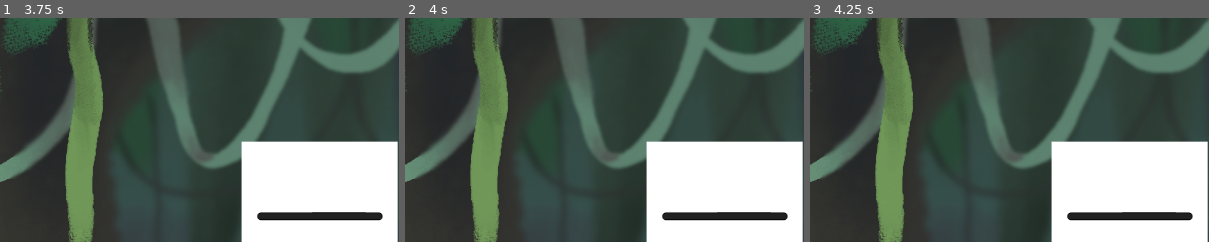
Above: before the commit, frames 1-3 (left to right).
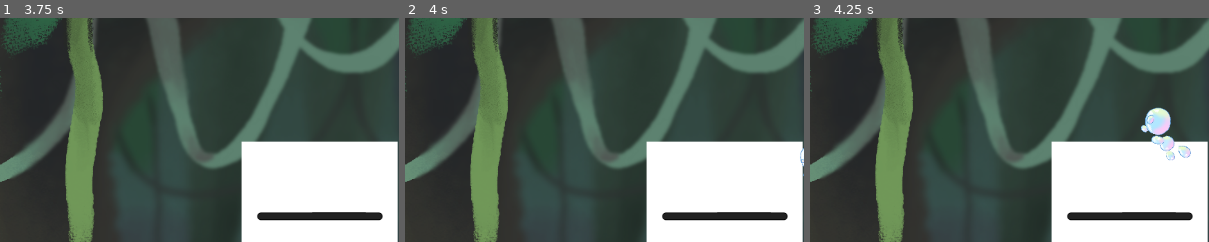
Above: after the commit, the same moments.

Repository: DiossFer/GameJam25-Articuno
Game: Godot game, scene res://Scenes/jungle.tscn
Same seed, same stepped clock (60 frames per second), same inputs: the game is played once before the commit and once after it. The project has no main scene, so this scene is started directly.
Inputs:
- Up to frame 1 (3.75 s): tap Enter (ui_accept) at 0.5, 0.77, 1.25, 1.52, 2, 2.75, 3.02, 3.5 s; hold Right (ui_right) 0.53-2.03 s; hold Left (ui_left) from 2.03 s (still down)
- Up to frame 2 (4 s): keep holding Left (ui_left); tap Enter (ui_accept) at 3.77 s
- Up to frame 3 (4.25 s): keep holding Left (ui_left)
The pictures show only the part of the screen within x 50-100%, y 49-98%; the shares and areas given below are measured in that part.

Frame 1 is identical in both runs. In frame 2, less than 0.1% of the frame differs, in the area x 98-100%, y 58-71%; in frame 3, 1.2%, in the area x 82-96%, y 39-64%.

Commit message:
V2.0 del nivel de la jungla, ya se ha añadido el zarpazo

Diff:
--- a/gamejamprojectarticuno/Scenes/jungle.tscn
+++ b/gamejamprojectarticuno/Scenes/jungle.tscn
@@ -52,5 +52,5 @@
 texture = ExtResource("2_70eny")
 
 [node name="Burbuja" parent="." instance=ExtResource("3_a60js")]
-position = Vector2(1317.75, 680.5)
+position = Vector2(1318, 626)
 scale = Vector2(0.6, 0.6)
--- /dev/null
+++ b/gamejamprojectarticuno/Scenes/sprite_2d.gd
@@ -0,0 +1,9 @@
+extends Sprite2D
+
+
+# Called when the node enters the scene tree for the first time.
+func _ready() -> void:
+
+		visible = true # Objeto invisible
+		await get_tree().create_timer(3.0).timeout  # Durante estos segundos el aviso está invisible
+		visible = false
--- a/gamejamprojectarticuno/Scenes/zarpazo.tscn
+++ b/gamejamprojectarticuno/Scenes/zarpazo.tscn
@@ -1,9 +1,9 @@
 [gd_scene load_steps=6 format=3 uid="uid://cvn5nyfajkvo7"]
 
 [ext_resource type="Texture2D" uid="uid://d3urycsq5f10c" path="res://Assets/Prueba/danger-symbol-triangle-on-transparent-260nw-1335676049.webp" id="2_ubmkf"]
-[ext_resource type="Script" path="res://Scenes/sprite_2d.gd" id="2_wl8eo"]
-[ext_resource type="Script" path="res://Scenes/zarpazo_serio.gd" id="3_o06vj"]
-[ext_resource type="Texture2D" uid="uid://myrnck6yvof5" path="res://Assets/Prueba/depositphotos_4939636-stock-photo-close-picture-dog-paw-great.png" id="4_ntaj0"]
+[ext_resource type="Script" path="res://Scripts/sprite_2d.gd" id="2_wl8eo"]
+[ext_resource type="Script" path="res://Scripts/zarpazo_serio.gd" id="3_o06vj"]
+[ext_resource type="Texture2D" uid="uid://bcjlmmbttps2k" path="res://Assets/Sprites/Garra_tigre.png" id="4_gy7o6"]
 
 [sub_resource type="RectangleShape2D" id="RectangleShape2D_iycg4"]
 size = Vector2(207, 159)
@@ -24,8 +24,8 @@
 shape = SubResource("RectangleShape2D_iycg4")
 
 [node name="Sprite2D" type="Sprite2D" parent="ZarpazoSerio"]
-position = Vector2(102, -87)
-scale = Vector2(0.509756, 0.506061)
-texture = ExtResource("4_ntaj0")
+position = Vector2(95, -69)
+scale = Vector2(0.175124, 0.155447)
+texture = ExtResource("4_gy7o6")
 
 [connection signal="area_shape_entered" from="." to="." method="_on_area_shape_entered"]
--- a/gamejamprojectarticuno/Scripts/flecha.gd
+++ b/gamejamprojectarticuno/Scripts/flecha.gd
@@ -11,10 +11,10 @@
 
 # Called when the node enters the scene tree for the first time.
 func _ready() -> void:
-	print("me CREO")
+	#print("me CREO")
 	#detecto la dirección a la que va a ir la flecha
 	if(position.x <= 0):
-		print("comprobando hacia donde voy")
+		#print("comprobando hacia donde voy")
 		left = false
 		#gravity *= -1
 
@@ -31,7 +31,7 @@
 		#print("voy hacia la derecha")
 		position.x += 1 * SPEED
 		if(position.x >= 2000):
-			print("me destruyo")
+			#print("me destruyo")
 			queue_free()
 		else:
 			pass
@@ -39,7 +39,7 @@
 		#print("voy hacia la izquierda")
 		position.x -= 1 * SPEED
 		if(position.x <= -900.0):
-			print("me destruyo")
+			#print("me destruyo")
 			queue_free()
 		else:
 			pass
@@ -49,6 +49,6 @@
 
 # Called when the arrow leave the camera
 func _on_body_entered(body: Node2D) -> void:
-	print("chocolate")
+	#print("chocolate")
 	#queue_free()
 	pass
--- a/gamejamprojectarticuno/Scripts/jungle.gd
+++ b/gamejamprojectarticuno/Scripts/jungle.gd
@@ -1,12 +1,19 @@
 extends Node2D
 
+#Variables y constantes para las flechas
 var next_spawn = randf_range(5.0, 10.0)
 var time_pass = 0.0
 var position_random = 0.0
 
 const X_POSITION1 = -200.0
 const X_POSITION2 = 1890.0
-var y_position : Array = [450.0, 200.0, 85.0, 570.0, 800.0]
+#var y_position : Array = [450.0, 200.0, 85.0, 570.0, 800.0]
+
+
+#Variables y constantes para las zarpas
+var prox_spawn = randf_range(15.0, 30.0)
+var time_out = 0.0
+const Y_POSITION = -50.0
 
 func generateFlecha(v : Vector2, direction):
 	var flecha = load("res://Scenes/flecha.tscn")
@@ -15,12 +22,24 @@
 	flecha_instance.position = v
 	flecha_instance.setDirection(direction)
 
+func generateZarpazo(v : Vector2):
+	print("PREPARANDO EL ZARPAZO")
+	var zarpazo = load("res://Scenes/zarpazo.tscn")
+	var zarpazo_instance = zarpazo.instantiate()
+	add_child(zarpazo_instance)
+	zarpazo_instance.position = v
+	print("quiero piza !vegana seria")
+
 func generateYPosition(x_position, direction):
-	print("generando posición")
+	#print("generando posición")
 	position_random = randf_range(-20.0, 900.0)
-	print(x_position)
-	print(position_random)
+	#print(x_position)
+	#print(position_random)
 	generateFlecha(Vector2(x_position, position_random), direction)
+
+func generateXPosition(y_position):
+	position_random = randf_range(300.0, 1700.0)
+	generateZarpazo(Vector2(position_random, y_position))
 
 # Called when the node enters the scene tree for the first time.
 func _ready() -> void:
@@ -37,5 +56,14 @@
 		generateYPosition(X_POSITION1, false)
 		generateYPosition(X_POSITION2, true)
 		generateYPosition(X_POSITION2, true)
+		generateXPosition(Y_POSITION)
+
+
+	time_out += delta
+	if((prox_spawn - time_out) < 0.0):
+		time_out = 0.0
+		prox_spawn = randf_range(15.0, 30.0)
+		print("generando zarpa")
+		generateXPosition(Y_POSITION)
 
 	pass
--- a/gamejamprojectarticuno/Scripts/sprite_2d.gd
+++ b/gamejamprojectarticuno/Scripts/sprite_2d.gd
@@ -3,9 +3,7 @@
 
 # Called when the node enters the scene tree for the first time.
 func _ready() -> void:
-	while true:
-		visible = false  # Objeto invisible
-		await get_tree().create_timer(3.0).timeout  # Durante estos segundos el aviso está invisible
+		visible = true
+		await get_tree().create_timer(2.0).timeout
 
-		visible = true  # Objeto visible
-		await get_tree().create_timer(3.0).timeout  # Durante estos segundos el tiempo está visible
+		visible = false
--- a/gamejamprojectarticuno/Scripts/zarpazo_serio.gd
+++ b/gamejamprojectarticuno/Scripts/zarpazo_serio.gd
@@ -1,42 +1,33 @@
 extends Area2D
 
-const SPEED = 5.0 #constante que indica la velocidad de la flecha
-var up = false #variable para indicar la dirección de la flecha, indica que va hacia arriba
-var down = false #variable para indicar la dirección de la flecha, indica que va hacia abajo
+const SPEED = 120.0  # Constante que indica la velocidad de la flecha
+var up = false  # Variable para indicar la dirección de la flecha, indica que va hacia arriba
+var down = false  # Variable para indicar la dirección de la flecha, indica que va hacia abajo
+var puede_caer = false  # Variable para controlar el inicio de la caída
 
-# Called when the node enters the scene tree for the first time.
+# Se ejecuta cuando el nodo entra en la escena
 func _ready() -> void:
-	print("me CREO")
-	#detecto la dirección a la que va a ir la flecha
-	if(position.y <= 0):
+	await get_tree().create_timer(2.0).timeout
+	puede_caer = true  # Activa la caída
+
+	# Detecta la dirección a la que va a ir la flecha
+	if position.y <= 0:
 		down = true
-		gravity *= -1
 
+# Se ejecuta en cada frame
+func _process(delta: float) -> void:
+	if puede_caer:  # Solo se moverá si han pasado los 6 segundos
+		if down:
+			position.y += 1 * SPEED
+			if position.y >= 2000:
+				print("me destruyo")
+				queue_free()
+		else:
+			position.y -= 1 * SPEED
+			if position.y <= -250.0:
+				print("me destruyo")
+				queue_free()
 
-
-
-# Called every frame. 'delta' is the elapsed time since the previous frame.
-func _process(delta: float) -> void:
-	if(down):
-		position.y += 1 * SPEED
-		if(position.y >= 2000):
-			print("me destruyo")
-			queue_free()
-		else:
-			pass
-	else:
-		position.y -= 1 * SPEED
-		if(position.y <= -250.0):
-			print("me destruyo")
-			queue_free()
-		else:
-			pass
-
-
-	#move_and_slide()
-
-# Called when the arrow leave the camera
+# Cuando la garra colisiona con otro objeto
 func _on_body_entered(body: Node2D) -> void:
 	print("chocolate")
-	#queue_free()
-	pass
Binary file added: gamejamprojectarticuno/Assets/Sprites/Garra_tigre.png
Not shown, added: gamejamprojectarticuno/Assets/Sprites/Garra_tigre.png.import
Not shown: 1 places in gamejamprojectarticuno/Scenes/jungle.tscn that only renumber resources
